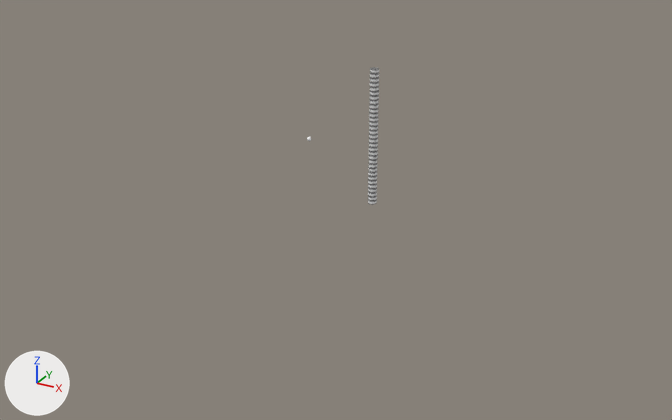
The Blender file scripts/build_synthetic_datasets/gravity_falling/falling.blend: old version first, new version second.
One viewpoint serves both versions: a 50 mm camera at (87.4, -171.1, 78.8) aimed at (-2.4, -7.9, -2.8). Arrows for +X, +Y and +Z are at lower left; the lights stay in place. The older version comes first.
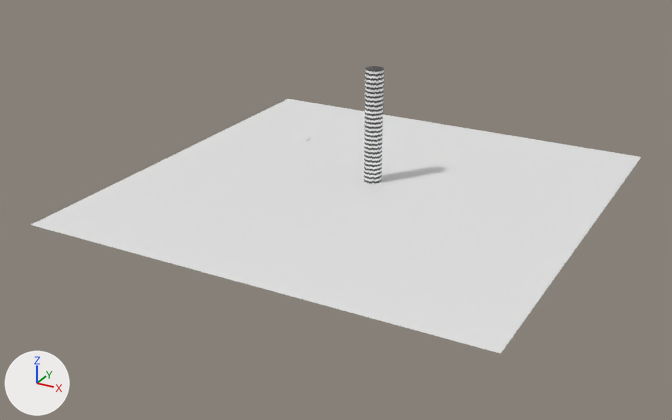
Location of each change, (x1, y1, x2, y2) in pixels of the pictures (672 x 420 px):
'Plane', added: after (31, 99, 641, 354)
'Cylinder', rescaled: before (368, 67, 379, 205); after (364, 66, 384, 184)

The change, as a diff of the scene's bpy script:
```diff
--- a/scripts/build_synthetic_datasets/gravity_falling/falling.blend.py
+++ b/scripts/build_synthetic_datasets/gravity_falling/falling.blend.py
@@ mat_ground_material @@
+mat_ground_material = principled_material('Ground_Material')
+mat_ground_material.base_color = (0.8, 0.8, 0.8)  # white #e7e7e7
@@ me_plane @@
+me_plane.from_pydata([(-1.0, -1.0, 0.0), (1.0, -1.0, 0.0), (-1.0, 1.0, 0.0), (1.0, 1.0, 0.0)], [], [(0, 1, 3, 2)])
+me_plane.materials.append(mat_ground_material)  # white #e7e7e7
@@ ob_cylinder @@
 ob_cylinder.location = (0.0, 5.0, 10.3)
-ob_cylinder.scale = (1.0, 1.0, 15.7)
+ob_cylinder.scale = (2.0, 2.0, 15.7)
@@ ob_plane @@
+ob_plane = bpy.data.objects.new('Plane', me_plane)
+ob_plane.location = (0.0, 0.0, 0.0)
+ob_plane.scale = (50.0, 50.0, 50.0)
```
